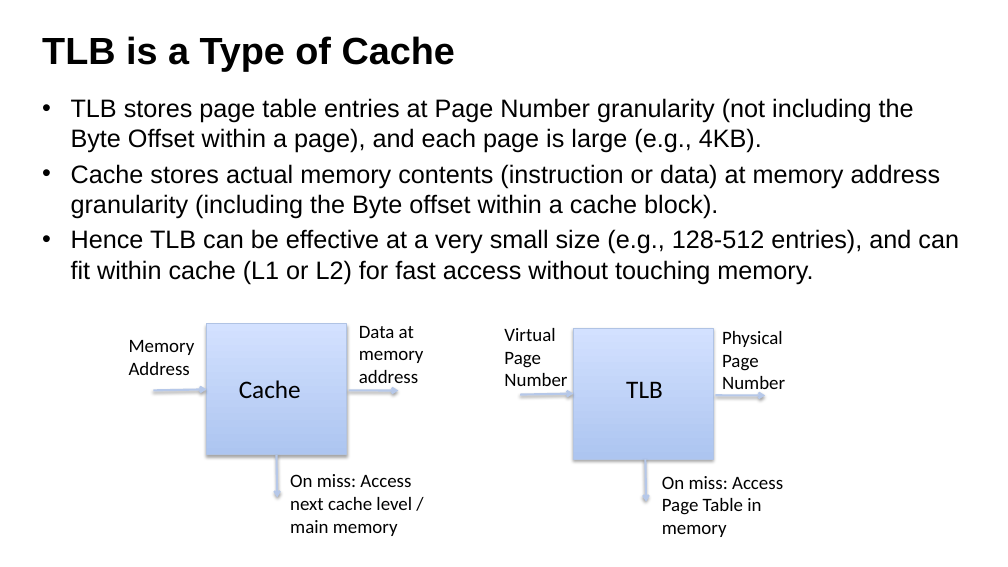
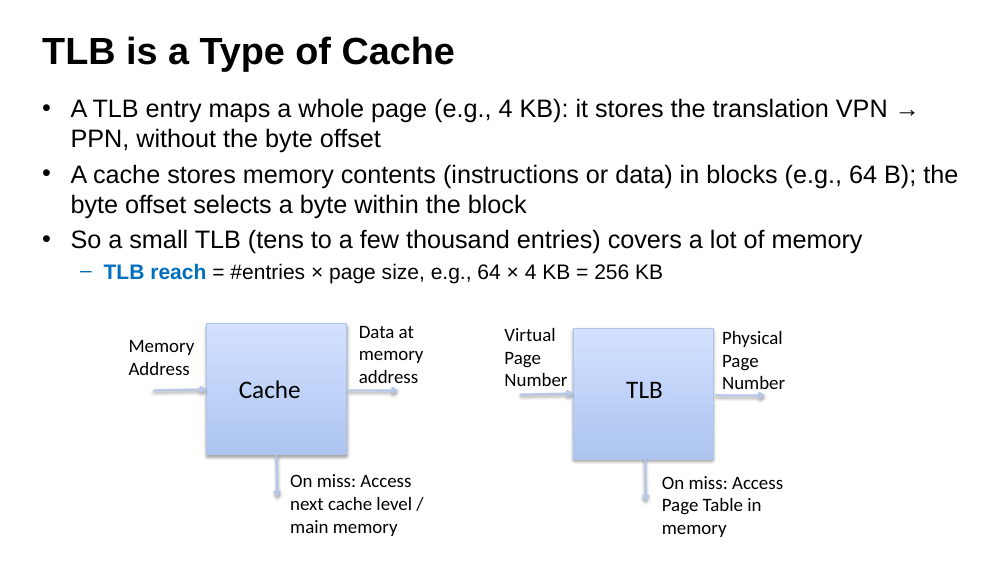
Before and after one commit to guhofstra/CSC112Fa26, a slide deck: slide 30 of PPTs/L8-Memory System II Paging.pptx (slide 32 before the commit). Drawn at 1008x567 pixels with LibreOffice and Linux fonts; fonts in the diff are those of the drawing. Boxes give left, top, right and bottom in pixels: in the first picture for what was removed or moved away, otherwise in the second. Text is boxed around its words. In the diff, an @@ line names an element or a change of style, - is before the commit and + after.

```diff
--- a/PPTs/L8-Memory System II Paging.pptx
+++ b/PPTs/L8-Memory System II Paging.pptx
@@ text at <box>71,98,958,283</box>: text changed @@
-• TLB stores page table entries at Page Number granularity (not including the Byte Offset within a page), and each page is large (e.g., 4KB).
-• Cache stores actual memory contents (instruction or data) at memory address granularity (including the Byte offset within a cache block).
-• Hence TLB can be effective at a very small size (e.g., 128-512 entries), and can fit within cache (L1 or L2) for fast access without touching memory.
+• A TLB entry maps a whole page (e.g., 4 KB): it stores the translation VPN → PPN, without the byte offset
+• A cache stores memory contents (instructions or data) in blocks (e.g., 64 B); the byte offset selects a byte within the block
+• So a small TLB (tens to a few thousand entries) covers a lot of memory
+  – TLB reach = #entries × page size, e.g., 64 × 4 KB = 256 KB
```
Also in this commit, not shown: 45 other slides changed, 5 slides added, 7 other files.
